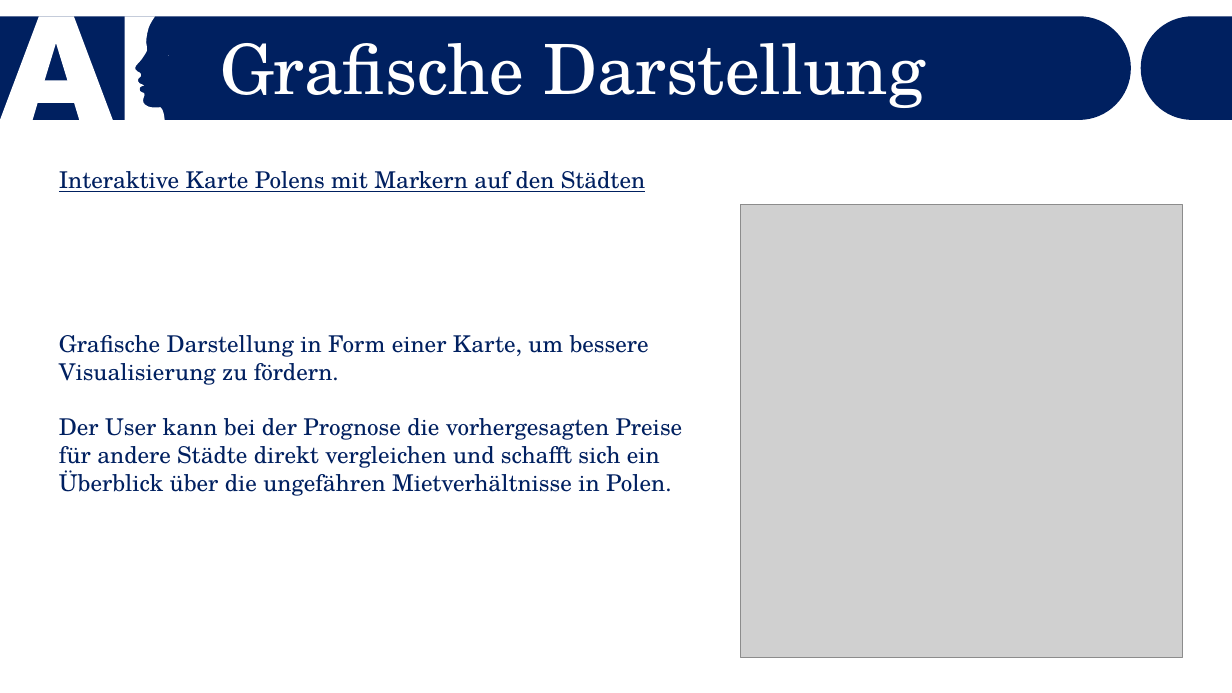
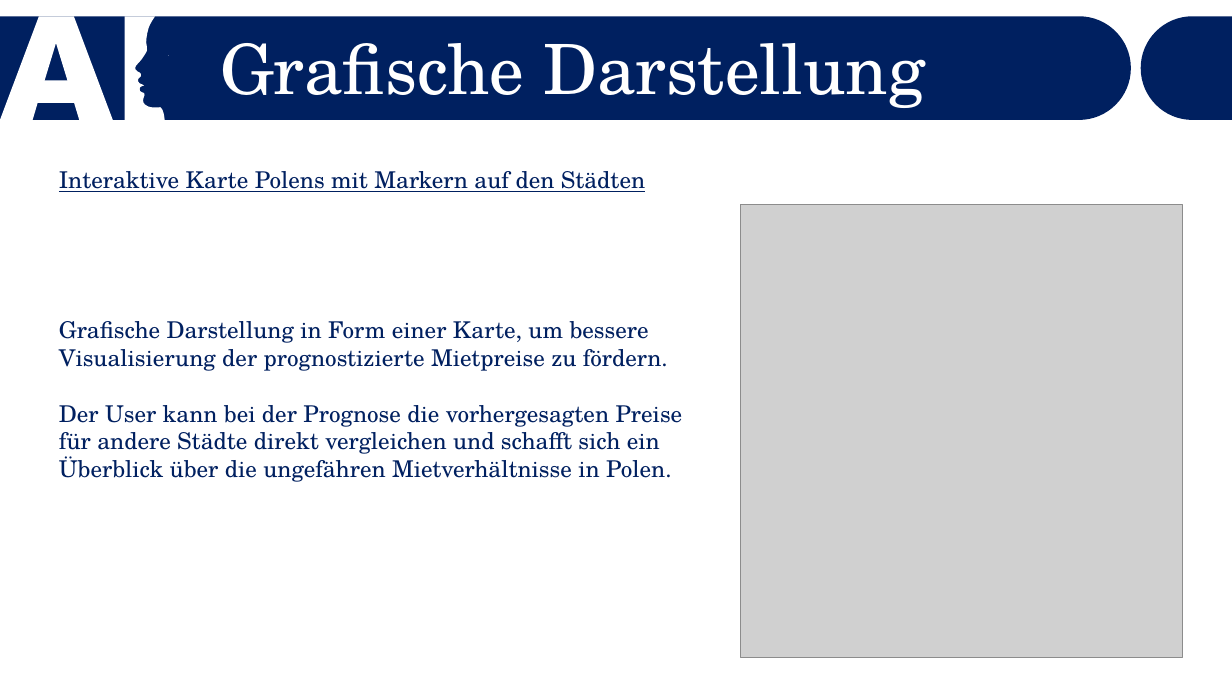
Before and after one commit to Dewin154/Projekt_Bauer, a slide deck: slide 10 of Mietspiegel_in_Polen.pptx (slide 8 before the commit). Drawn at 1232x693 pixels with LibreOffice and Linux fonts; fonts in the diff are those of the drawing; grey boxes stand for pictures. Boxes give left, top, right and bottom in pixels: in the first picture for what was removed or moved away, otherwise in the second. Text is boxed around its words. In the diff, an @@ line names an element or a change of style, - is before the commit and + after.

```diff
--- a/Mietspiegel_in_Polen.pptx
+++ b/Mietspiegel_in_Polen.pptx
@@ text "Grafische Darstellung in Form einer ...": place and size @@
-text "Grafische Darstellung in Form einer ..." at <box>59,335,683,496</box>
+text "Grafische Darstellung in Form einer ..." at <box>59,321,683,482</box>
@@ text at <box>59,321,668,371</box>: text changed @@
-Grafische Darstellung in Form einer Karte, um bessere Visualisierung zu fördern.
+Grafische Darstellung in Form einer Karte, um bessere Visualisierung der prognostizierte Mietpreise zu fördern.
```
Also in this commit, not shown: 2 other slides changed, 3 slides added, 1 slide removed, 1 other file.
